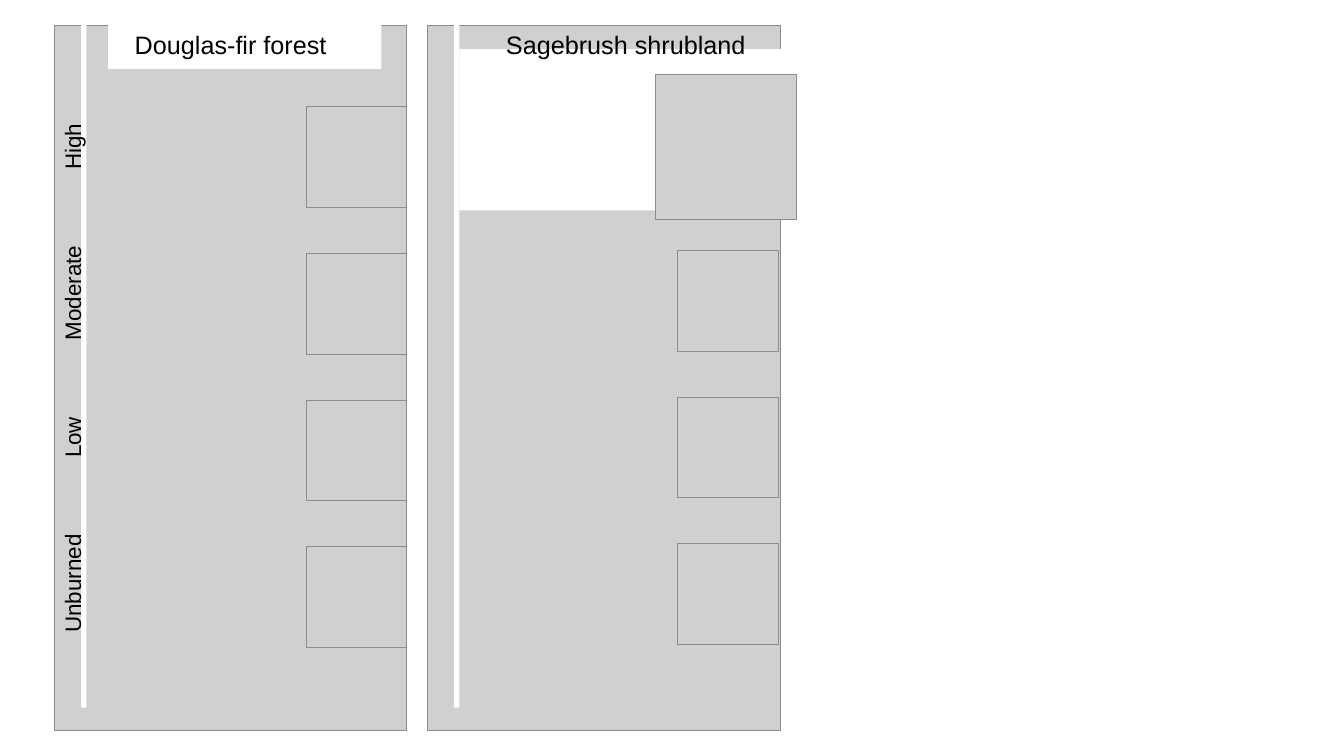
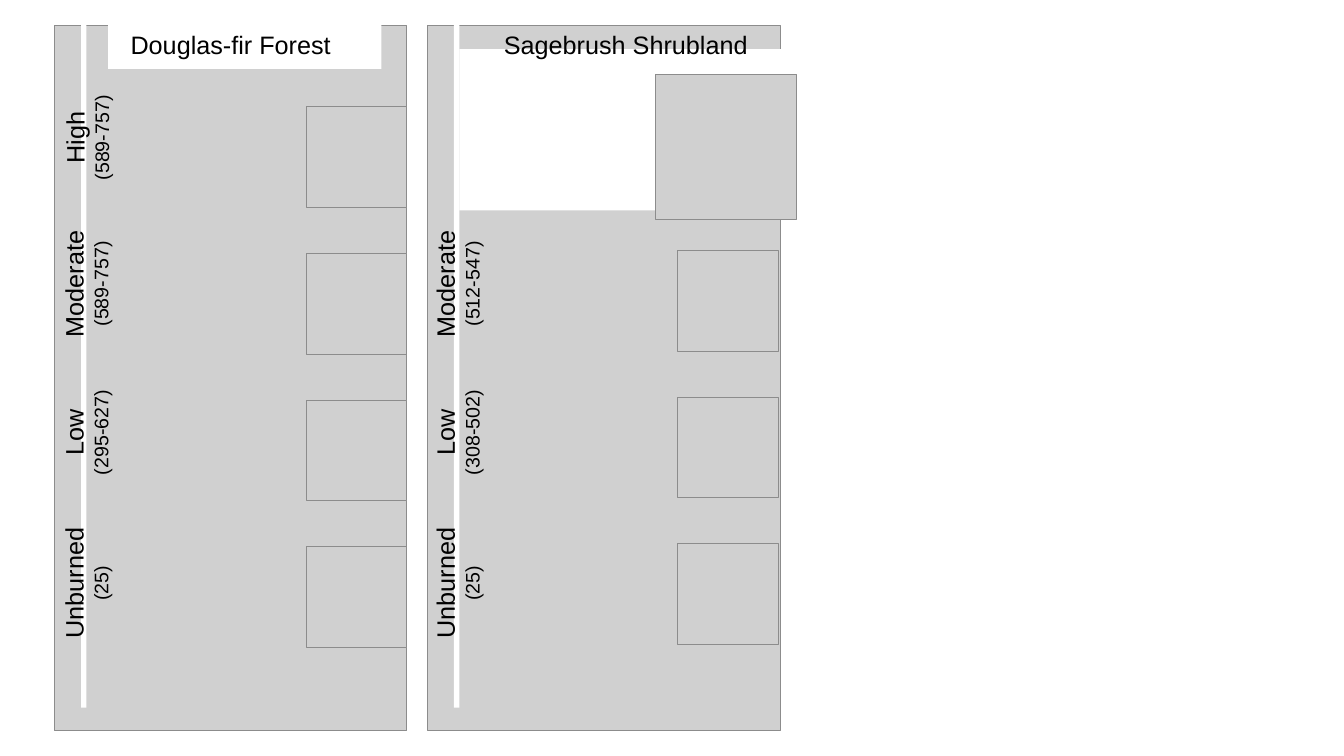
Before and after one commit to river-corridors-sfa/rcsfa-RC3-BSLE_P, a slide deck: slide 1 of figures/NMR_Spectra_Pie.pptx. Drawn at 1344x756 pixels with LibreOffice and Linux fonts; fonts in the diff are those of the drawing; grey boxes stand for pictures. Boxes give left, top, right and bottom in pixels: in the first picture for what was removed or moved away, otherwise in the second. Text is boxed around its words. In the diff, an @@ line names an element or a change of style, - is before the commit and + after.

```diff
--- a/figures/NMR_Spectra_Pie.pptx
+++ b/figures/NMR_Spectra_Pie.pptx
@@ text at (x1=131, y1=35, x2=330, y2=59): text changed @@
-Douglas-fir forest
+Douglas-fir Forest
@@ text at (x1=504, y1=35, x2=748, y2=59): text changed @@
-Sagebrush shrubland
+Sagebrush Shrubland
@@ text "High" moved from (x1=61, y1=128, x2=86, y2=169) to (x1=91, y1=103, x2=113, y2=178) @@
@@ text "High" at (x1=91, y1=103, x2=113, y2=178): size 16 to 18 pt in "High" @@
@@ text at (x1=91, y1=103, x2=113, y2=178): paragraph added @@
+(589-757)
@@ text "Moderate" moved from (x1=61, y1=255, x2=86, y2=337) to (x1=61, y1=241, x2=113, y2=334) @@
@@ text at (x1=61, y1=241, x2=89, y2=334): size 16 to 18 pt in "Moderate" @@
@@ text at (x1=91, y1=249, x2=113, y2=324): paragraph added @@
+(589-757)
@@ text added at (x1=432, y1=241, x2=484, y2=334), 14 pt, text #000000 @@
+Moderate
+(512-547)
@@ text "Low" moved from (x1=61, y1=421, x2=86, y2=457) to (x1=61, y1=398, x2=113, y2=473) @@
@@ text at (x1=61, y1=413, x2=89, y2=454): size 16 to 18 pt in "Low" @@
@@ text at (x1=91, y1=398, x2=113, y2=473): paragraph added @@
+(295-627)
@@ text added at (x1=432, y1=398, x2=484, y2=473), 14 pt, text #000000 @@
+Low
+(308-502)
@@ text at (x1=61, y1=539, x2=89, y2=636): size 16 to 18 pt in "Unburned" @@
@@ text added at (x1=432, y1=539, x2=484, y2=636), 18 pt, text #000000 @@
+Unburned
+(25)
@@ text at (x1=91, y1=569, x2=113, y2=599): paragraph added @@
+(25)
```
Also in this commit, not shown: 14 other files.
